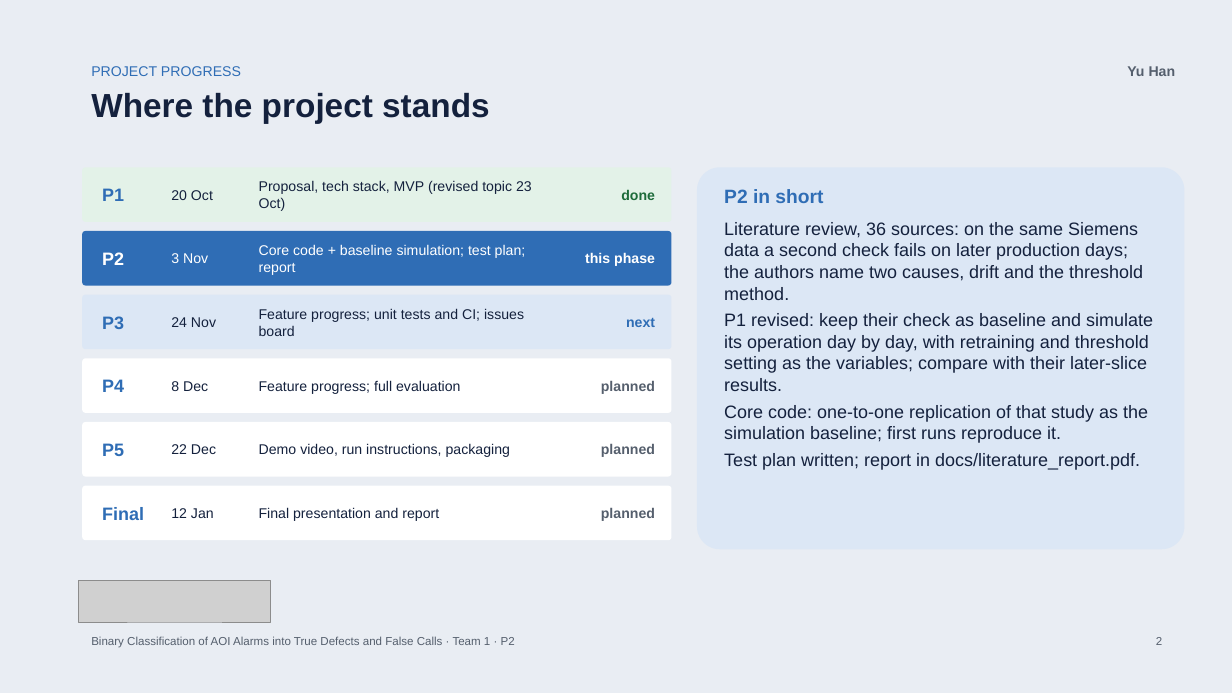
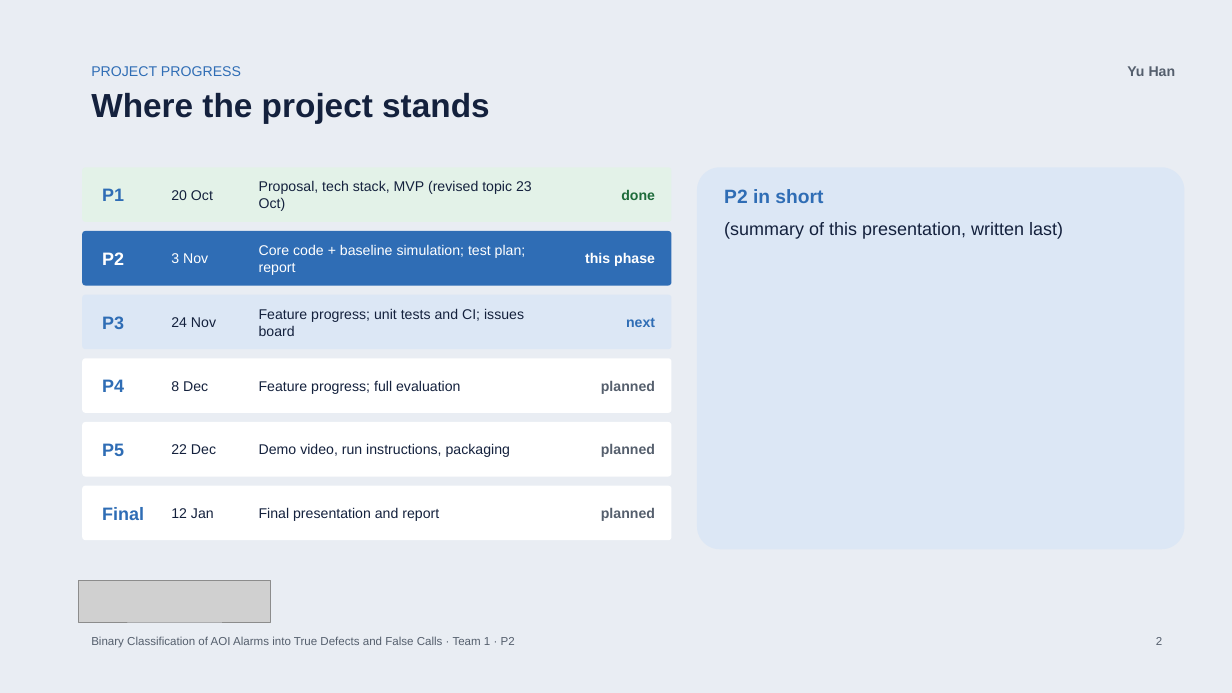
Before and after one commit to bodhi584/aoi-false-call-classification, a slide deck: slide 2 of docs/slides_p2.pptx. Drawn at 1232x693 pixels with LibreOffice and Linux fonts; fonts in the diff are those of the drawing; grey boxes stand for pictures. Boxes give left, top, right and bottom in pixels: in the first picture for what was removed or moved away, otherwise in the second. Text is boxed around its words. In the diff, an @@ line names an element or a change of style, - is before the commit and + after.

Commit message:
P2 slides: literature parts 1-3 with source types and links; revision of P1 moved to the end (#36)

```diff
--- a/docs/slides_p2.pptx
+++ b/docs/slides_p2.pptx
@@ text at (x1=724, y1=222, x2=1063, y2=239): text changed @@
-Literature review, 36 sources: on the same Siemens data a second check fails on later production days; the authors name two causes, drift and the threshold method.
-P1 revised: keep their check as baseline and simulate its operation day by day, with retraining and threshold setting as the variables; compare with their later-slice results.
-Core code: one-to-one replication of that study as the simulation baseline; first runs reproduce it.
-Test plan written; report in docs/literature_report.pdf.
+(summary of this presentation, written last)
```
Also in this commit, not shown: 11 other slides changed, 1 other file.
